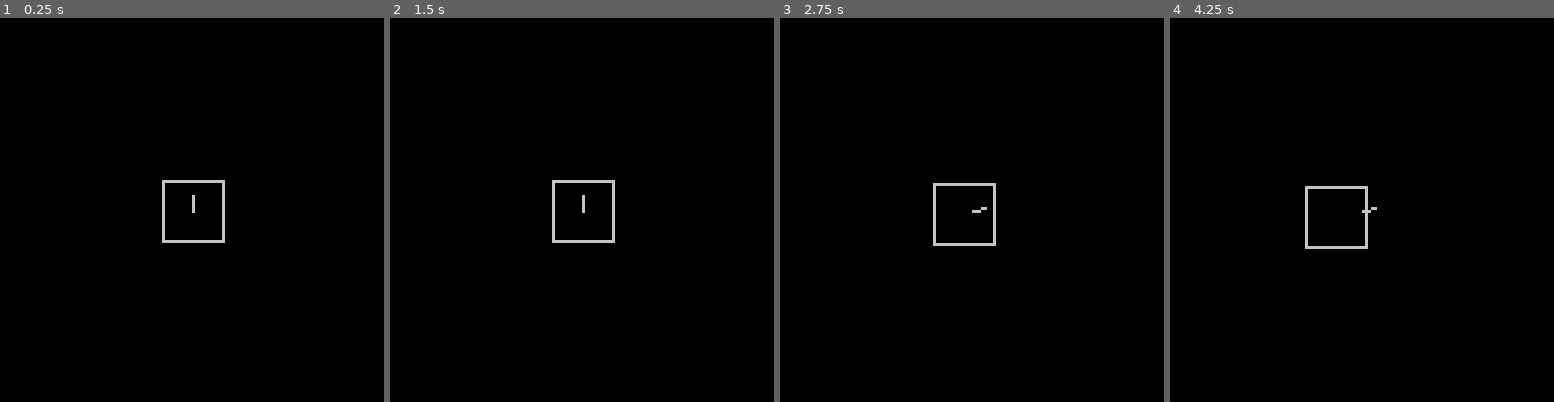
Above: before the commit, frames 1-4 (left to right).
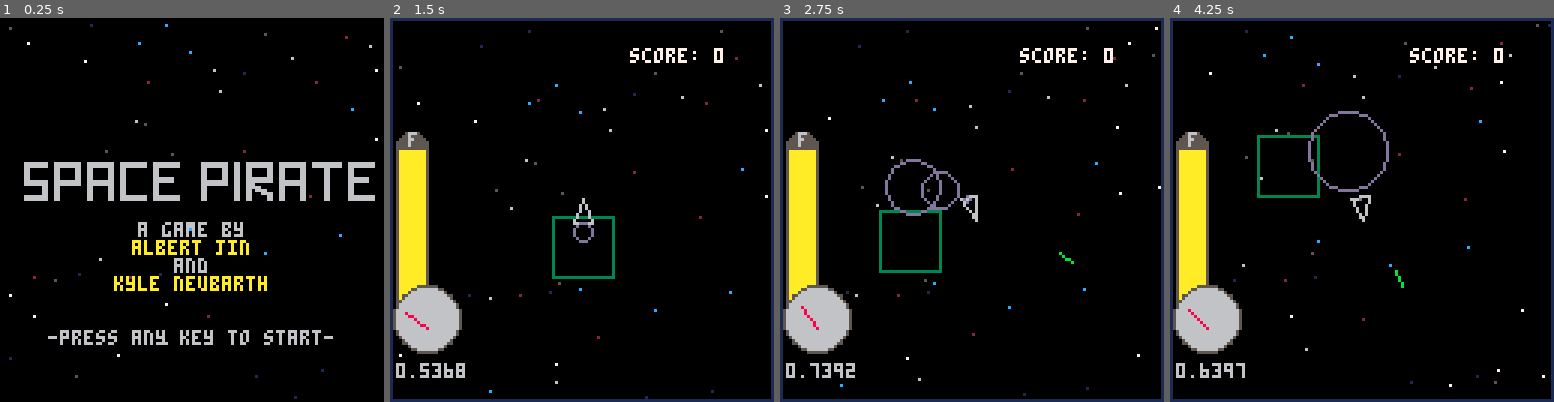
Above: after the commit, the same moments.

Repository: KyleNeubarth/GameStudio2019
Game: PICO-8 cartridge space_pirates.p8
Two runs of this game, one before a commit and one after it. Both use one fixed random seed, a clock stepped at 60 frames per second and the inputs below.
Inputs:
- Up to frame 1 (0.25 s): no input
- Up to frame 2 (1.5 s): tap X (X key) at 0.33, 1.07 s; tap O (Z key) at 0.7 s
- Up to frame 3 (2.75 s): hold Right 1.6-2.1 s; tap O (Z key) at 1.7, 2.1, 2.5 s; tap X (X key) at 1.85 s; hold Up 2.15-2.42 s; hold Right from 2.47 s (still down)
- Up to frame 4 (4.25 s): tap O (Z key) every 0.4 s from 2.9 to 4.1 s; tap X (X key) at 2.97, 4.08 s; release Right at 3.03 s; hold Left 3.08-3.58 s; hold Down 3.63-3.97 s; hold Right from 4.02 s (still down)

The runs differ from the first frame. In frame 1, 7.5% of the frame differs, in the area x 2-99%, y 1-100%; in frame 2, 11%; in frame 3, 12%, in the area x 0-100%, y 0-100%; in frame 4, 12%.

Commit message:
updated space_pirate
yea

Diff:
--- a/space_pirates.p8
+++ b/space_pirates.p8
@@ -1,35 +1,804 @@
 pico-8 cartridge // http://www.pico-8.com
 version 18
 __lua__
-x = 0 y = 0
-rot = 0.25
+--space_pirate
+--by kyle and albert
+
+x = 0 y = 0 rot = 0.25
 vel = 0
-thrust = 1.05
-friction = .98
-
+friction = .98 dead = true start = true
+fuel = 50
+
+--bullet structure: x,y,rot,age
+numbullets = 0
+bullets = {}
+bulletvel = 4
+bulletmaxage = 50
+cooldown = 3
+cooldowncurr = 0
+wavecooldown = 0
+score = 0
+
+--ship size
+l = 4
+l2 = 3
+
+--zone stuff
+zx = 0
+zy = 0
+complete = true
+numasteroids = 0
+asteroids = {}
+
+--sound waves
+numwaves = 0    waves = {}
+numenemies = 0  enemies = {}
+numnodes = 0    nodes = {}
+
+newfueltimer = 0
+newfuely = 0
+newfuelh = 0
+
+--[[
 function _update()
-	if (btn(0)) then rot += 0.01 end
-	if (btn(1)) then rot -= 0.01 end
+   for i=0,5,1 do
+     if btnp(i) then new_game() end
+   end
+end
+]]--
+-- try to have a start of the game
+
+function _update()
+	if dead then
+		return
+	end
+	if (btn(0)) then rot += 0.02 end
+	if (btn(1)) then rot -= 0.02 end
 	if (rot > 1) then rot -= 1 end
 	if (rot < 0) then rot += 1 end
-
-	if (btn(2)) then vel = max(vel,.1) * thrust end
-	if (vel > 2) then vel = 1 end
-
-	x -= cos(rot)*vel
-	y -= sin(rot)*vel
-
+	if (btn(3)) then vel *= .9 end
+
+	--collision
+	for i=1,numasteroids do
+		dist = pyth(x-asteroids[i].x,y-asteroids[i].y)
+		if dist > 0 and dist < 3 + asteroids[i].size then
+			dead = true
+			endtime = time()
+			sfx(2)
+			--print(pyth(x-asteroids[i].x,y-asteroids[i].y),0,50)
+		end
+		for j=1,numbullets do
+			bulletdist = pyth(bullets[j][1]-asteroids[i].x,bullets[j][2]-asteroids[i].y)
+			if bulletdist > 0 and bulletdist <= asteroids[i].size then
+				--add wave from bullet
+				if bullets[j][6] == true then
+					addwave(1,bullets[j][1],bullets[j][2],true)
+				else
+					addwave(1,bullets[j][1],bullets[j][2])
+				end
+				if asteroids[i].size > 3 then
+					asteroids[i].size -= 1
+				else
+					if numasteroids != 1 then
+						asteroids[i] = asteroids[numasteroids]
+					end
+					numasteroids -= 1
+				end
+				killbullet(j)
+			end
+		end
+	end
+	for i=1,numenemies do
+		for j=1,numwaves do
+			dist = pyth(enemies[i].x-waves[j].x,enemies[i].y-waves[j].y)
+			if dist > 0 and dist < 2+waves[j].size then
+				if enemies[i].alert == false then
+					addwave(3,enemies[i].x,enemies[i].y,true)
+				end
+				if enemies[i].alert == false then
+					sfx(9)
+					enemies[i].alert = true
+				end
+			end
+		end
+		for j=1,numbullets do
+
+		end
+	end
+
+	if (btn(4)) then
+		if (cooldowncurr == 0) then
+			numbullets += 1
+			bullets[numbullets] = {x+cos(rot)*l,y+sin(rot)*l,rot+rnd(.02)-.01,0,bulletvel+vel,0}
+			cooldowncurr = cooldown
+		end
+		sfx(0)
+	end
+	if cooldowncurr > 0 then
+		cooldowncurr -= 1
+	end
+	if (btn(5)) then
+		vel += (3.5-vel)*(1/2.5)*.2
+		fuel -= .01
+		sfx(3)
+	end
+
+
+	for i=1,numbullets do
+		if bullets[i][4] > bulletmaxage then
+			bullets[i][4] = 0
+			killbullet(i)
+		end
+		bullets[i][1] += bullets[i][5]*cos(bullets[i][3])
+		bullets[i][2] += bullets[i][5]*sin(bullets[i][3])
+		bullets[i][4] += 1
+
+		dist = pyth(x-bullets[i][1],y-bullets[i][2])
+		if dist > 0 and dist < 3 then
+			dead = true
+			endtime = time()
+			sfx(2)
+		end
+	end
+
+	if (btn(2)) then
+		if vel < 1.1 then
+			vel += (2-vel)* .03
+		else
+			vel += .04
+		end
+		sfx(4)
+	end
+	if (vel > 5) then vel = 5 end
+
+	x += cos(rot)*vel
+	y += sin(rot)*vel
+
+	if vel>.2 then
+		if wavecooldown == 10 then
+			addwave(vel*.75,x-cos(rot)*3,y-sin(rot)*3)
+			wavecooldown=0
+		else
+			wavecooldown += 1
+		end
+	end
+
+	fuel -= .01*vel
+
+	vel *= friction
+
+	updatestars()
+	dist = pyth(x-zx,y-zy)
+	if dist > 300 and complete == true then
+		makezone()
+	elseif dist < 10 and dist > 0 and complete == false then
+		complete = true
+		newfueltimer = 50
+			newfuely = 94-fuel
+			fuel+=5
+			fuelcollected += 5
+			newfuelh = 5
+			sfx(7)
+			score += 20
+	end
+	--soundwave
+	for i=1,numwaves do
+		waves[i].size = waves[i].size+waves[i].mag
+		waves[i].mag *= .95
+		if waves[i].mag < .2 then
+			waves[i].blink = not waves[i].blink
+		end
+	end
+	for i=1,numwaves do
+		if waves[i].mag < .1 then
+			killwave(i)
+		end
+	end
+
+	for i=1,numenemies do
+		if enemies[i].alert then
+			erot = enemies[i].rot
+			dest = atan2(x-enemies[i].x,y-enemies[i].y)
+			wrap = abs(dest-erot) > .5
+			if dest > erot then
+				if wrap then
+					enemies[i].rot -= .01
+				else
+					enemies[i].rot += .01
+				end
+			else
+				if wrap then
+					enemies[i].rot += .01
+				else
+					enemies[i].rot -= .01
+				end
+			end
+			enemies[i].rot %= 1
+
+			if enemies[i].blink == 0 then
+				numbullets += 1
+				bullets[numbullets] = {enemies[i].x+cos(enemies[i].rot)*5,enemies[i].y+sin(enemies[i].rot)*5,enemies[i].rot+rnd(.01)-.005,0,bulletvel,1}
+				sfx(1)
+			end
+		end
+		for j=1,numbullets do
+			dist = pyth(bullets[j][1]-enemies[i].x,bullets[j][2]-enemies[i].y)
+			if dist > 0 and dist < 3 then
+				addwave(1.5,enemies[i].x,enemies[i].y,true)
+				kills += 1
+				killenemy(i)
+				sfx(5)
+				score += 5
+			end
+		end
+		dist = pyth(x-enemies[i].x,y-enemies[i].y)
+		if dist > 0 and dist < 5 then
+			dead = true
+			endtime = time()
+			sfx(2)
+		end
+	end
+	for i=1,numnodes do
+		dist = pyth(x-nodes[i].x,y-nodes[i].y)
+		if dist > 0 and dist < 2 then
+			killnode(i)
+			newfueltimer = 50
+			newfuely = 94-fuel
+			fuel+=3
+			fuelcollected += 3
+			newfuelh = 3
+			sfx(7)
+			score += 10
+		end
+	end
 end
 
 function _draw()
+	--map(0,0,0,0,16,16)
+	-- if start then centerprint('press any button to start',100,94) end
+	-- try the begin print of the game
+
+	if dead then
+		--print("you dead",hcenter("you dead"),64)
+		ui()
+		return
+	end
 	cls()
-	rect(x+54,y+54,x+74,y+74)
-	line(64,64,64+cos(rot)*5,64+sin(rot)*5)
+	drawstars()
+	if complete then
+		color(3)
+	else
+		color(5)
+	end
+	rect(-x+54+zx,-y+54+zy,-x+74+zx,-y+74+zy)
+	color(6)
+	--line(64+cos(rot)*l,64+sin(rot)*l,64-l*cos(rot)-l2*sin(rot),64-l*sin(rot)+l2*cos(rot))
+	--line(64+cos(rot)*l,64+sin(rot)*l,64-l*cos(rot)+l2*sin(rot),64-l*sin(rot)-l2*cos(rot))
+	--line(64-l*cos(rot)+l2*sin(rot),64-l*sin(rot)-l2*cos(rot),64-l*cos(rot)-l2*sin(rot),64-l*sin(rot)+l2*cos(rot))
+	drawship(l,l2,64,64,rot)
+	--drawenemy(64,64,rot)
+	--bullets
+	for i=1,numbullets do
+		if bullets[i][6] == 1 then
+			color(8)
+		else
+			color(11)
+		end
+		--print(bullets[i][1],0,(i-1)*10)
+		line(bullets[i][1]+64-x,bullets[i][2]+64-y,bullets[i][1]+64-x+cos(bullets[i][3])*5,bullets[i][2]+64-y+sin(bullets[i][3])*5)
+		--circ(bullets[i][1]+64-x,bullets[i][2]+64-y,bullets[i][4])
+	end
+	for i=1,numwaves do
+		if not waves[i].blink then
+			if waves[i].enemy then
+				color(2)
+			else
+				color(13)
+			end
+			circ(waves[i].x+64-x,waves[i].y+64-y,waves[i].size)
+		end
+	end
+	drawasteroids()
+	for i=1,numenemies do
+		color(6)
+		if enemies[i].alert then
+			if enemies[i].blink > 10 then
+				color(8)
+			end
+			enemies[i].blink -= 1
+			if enemies[i].blink < 0 then
+				enemies[i].blink += 20
+			end
+		end
+		drawenemy(enemies[i].x+64-x,enemies[i].y+64-y,enemies[i].rot)
+	end
+	for i=1,numnodes do
+		color(7)
+		circ(nodes[i].x+64-x,nodes[i].y+64-y,2)
+		color(10)
+		circfill(nodes[i].x+64-x,nodes[i].y+64-y,1)
+	end
+	arrow()
+	--print(numenemies,0,0)
+	color(5)
+	circfill(7,43,5)
+	print("f",6,38,6)
+	color(5)
+	rectfill(2,95,12,43)
+	color(15)
+	rectfill(3,94,11,44)
+	color(10)
+	rectfill(3,94,11,94-fuel)
+	color(5)
+	circfill(12,100,11)
+	color(6)
+	print(vel,2,115)
+	circfill(12,100,10)
+	color(8)
+	line(12,103,12+8*cos(.5-vel*1/5),103+8*sin(.5-vel*1/5));
+	rect(0,0,127,127,1)
+
+	print('score: '..score,80,10,7) -- try to print score
+
+	if newfueltimer > 0 then
+		newfueltimer -= 1
+		color(9)
+		rectfill(3,newfuely,11,newfuely-newfuelh)
+	end
+end
+-->8
+--functions
+function drawship(l1,l2,x,y,rot)
+	--line(64, 64, 64+cos(rot)*l, 64+sin(rot)*l)
+	--line(64, 64, 64-sin(rot)*2*l2, 64+cos(rot)*2*l2)
+	--line(64, 64, 64+sin(rot)*2*l2, 64-cos(rot)*2*l2)
+
+	line(x+cos(rot)*l,y+sin(rot)*l,x-l*cos(rot)-l2*sin(rot),y-l*sin(rot)+l2*cos(rot))
+	line(x+cos(rot)*l,y+sin(rot)*l,x-l*cos(rot)+l2*sin(rot),y-l*sin(rot)-l2*cos(rot))
+	line(x-l*cos(rot)+l2*sin(rot),y-l*sin(rot)-l2*cos(rot),x-l*cos(rot)-l2*sin(rot),y-l*sin(rot)+l2*cos(rot))
+
+
+	--line(64+sin(rot)*2*l2, 64-cos(rot)*2*l2, 64+sin(rot)*2*l2-cos(rot)*2*l, 64-cos(rot)*l2-sin(rot)*2*l)
+	--line(64-sin(rot)*2*l2, 64+cos(rot)*2*l2, 64-sin(rot)*2*l2-cos(rot)*2*l, 64+cos(rot)*l2-sin(rot)*2*l)
+	--line(64+sin(rot)*2*l2-cos(rot)*2*l, 64-cos(rot)*l2-sin(rot)*2*l, 64-sin(rot)*l2-cos(rot)*2*l, 64+cos(rot)*l2-sin(rot)*2*l)
+end
+function drawenemy(x,y,rot)
+
+	circ(x,y,2)
+	line(x,y,x+5*cos(rot),y+5*sin(rot))
+end
+
+function killbullet(i)
+	if numbullets != 1 then
+		bullets[i] = bullets[numbullets]
+	end
+	numbullets -= 1
+end
+function killwave(i)
+	if numwaves != 1 then
+		waves[i] = waves[numwaves]
+	end
+	numwaves -= 1
+end
+function killenemy(i)
+	if numenemies != 1 then
+		enemies[i] = enemies[numenemies]
+	end
+	numenemies -= 1
+end
+function killnode(i)
+	if numnodes != 1 then
+		nodes[i] = nodes[numnodes]
+	end
+	numnodes -= 1
+end
+function node()
+	local self = {}
+	angle = rnd(1)
+	dist = rnd(30)+30
+	self.x = zx + cos(angle)*dist
+	self.y = zy + sin(angle)*dist
+	return self
+end
+function enemy()
+	local self = {}
+	angle = rnd(1)
+	dist = rnd(80)+30
+	self.rot = rnd(1)
+	self.x = zx + cos(angle)*dist
+	self.y = zy + sin(angle)*dist
+	self.alert = false
+	self.blink = 20
+	return self
+end
+function asteroid()
+	local self = {}
+	self.size = rnd(5)+5
+	angle = rnd(1)
+	dist = rnd(120)+20
+	self.x = zx + cos(angle)*dist
+	self.y = zy + sin(angle)*dist
+	return self
+end
+function soundwave(mag,mx,my,enemy)
+	local self = {}
+	self.x = mx+0
+	self.y = my+0
+	self.mag = mag+0
+	--self.mag = mag
+	self.size = 0
+	self.blink = false
+	self.enemy = enemy
+	return self
+end
+function addwave(mag,mx,my)
+	numwaves+=1
+	waves[numwaves] = soundwave(mag,mx,my,false)
+end
+function addwave(mag,mx,my,enemy)
+	numwaves+=1
+	waves[numwaves] = soundwave(mag,mx,my,enemy)
+end
+
+function drawasteroids()
+	for i=1,numasteroids do
+		circfill(asteroids[i].x+64-x,asteroids[i].y+64-y,asteroids[i].size,5)
+	end
+end
+
+function hcenter(s)
+  return 64-#s*2
+end
+
+function pyth(ax,ay)
+	ax = flr(ax)
+	ay = flr(ay)
+	if ax>ay then
+		nx = ax/ay
+		ny = 1
+		return sqrt((nx^2)+(ny^2))*abs(ay)
+	else
+	 ny = ay/ax
+	 nx =1
+	 return sqrt((nx^2)+(ny^2))*abs(ax)
+	end
+end
+
+function makezone()
+	numasteroids = 0
+	numnodes = 0
+	numenemies = 0
+
+	angle = .5 + zoneangle() + rnd(.5)-.25
+	dist = rnd(400)+400
+	zx = x+cos(angle)*dist
+	zy = y+sin(angle)*dist
+	complete = false
+	for i=1,flr(rnd(12)+6) do
+		numasteroids += 1
+		asteroids[numasteroids] = asteroid()
+	end
+	for i=1,flr(rnd(8)+3) do
+		numenemies += 1
+		enemies[numenemies] = enemy()
+	end
+	for i=1,flr(rnd(4)+2) do
+		numnodes += 1
+		nodes[numnodes] = node()
+	end
+end
+
+al = 8
+al2 = 5
+
+function arrow()
+	--print(zx,0,0)
+	--print(zy,0,6)
+	--print(pyth(x-zx,y-zy),0,0)
+	dist = pyth(x-zx,y-zy)
+	if dist > 150 and complete == false then
+		angle = zoneangle()
+		color(8)
+		circ(64+50*cos(angle),64+50*sin(angle),10*150/dist)
+
+	end
+end
+
+function zoneangle()
+	dx = x - zx
+	dy = y - zy
+	angle = .5 + atan2(dx,dy)
+	return angle
+	--circ(64+32*cos(angle),64+32*sin(angle),10)
+end
+-->8
+--star back grounds
+
+savel = .2
+sbvel = .4
+scvel = .6
+
+function _init()
+ -- init variables
+ stars={}
+ star_cols={1,2}
+ starsb={}
+ star_colsb={5,6}
+ starsc={}
+ star_colsc={7,12}
+
+ -- create starfield
+ for i=1,#star_cols do
+  for j=1,8 do -- the density of the stars
+   local s={
+    x=rnd(128),
+    y=rnd(128),
+    z=i,
+    c=star_cols[i]
+   }
+   add(stars,s)
+    local sb={
+    x=rnd(128),
+    y=rnd(128),
+    z=i,
+    c=star_colsb[i]
+   }
+   add(starsb,sb)
+    local sc={
+    x=rnd(128),
+    y=rnd(128),
+    z=i,
+    c=star_colsc[i]
+   }
+   add(starsc,sc)
+  end
+ end
+end
+
+function updatestars()
+ -- move stars
+ for s in all(stars) do
+	 --if btn(0) then s.x += 1 end -- create the response of the background
+  --if btn(1) then s.x -= 1 end
+  --if btn(2) then s.y += 1 end
+  --if btn(3) then s.y -= 1 end
+  s.x -= cos(rot)*vel*savel
+  s.y -= sin(rot)*vel*savel
+  -- wrap star around the screen
+  if s.y>128 then
+   s.y=0
+   s.x=rnd(128)
+  end
+  if s.x>128 then
+   s.x=0
+   s.y=rnd(128)
+  end
+  if s.y<0 then
+   s.y=128
+   s.x=rnd(128)
+  end
+  if s.x<0 then
+   s.x=128
+   s.y=rnd(128)
+  end
+ end
+  -- move stars
+ for sb in all(starsb) do
+   --if btn(0) then sb.x += 2 end -- create the response of the background layer b
+   --if btn(1) then sb.x -= 2 end
+   --if btn(2) then sb.y += 2 end
+   --if btn(3) then sb.y -= 2 end
+  	sb.x -= cos(rot)*vel*sbvel
+  	sb.y -= sin(rot)*vel*sbvel
+  -- wrap star around the screen
+  if sb.y>128 then
+   sb.y=0
+   sb.x=rnd(128)
+  end
+  if sb.x>128 then
+   sb.x=0
+   sb.y=rnd(128)
+  end
+  if sb.y<0 then
+   sb.y=128
+   sb.x=rnd(128)
+  end
+  if sb.x<0 then
+   sb.x=128
+   sb.y=rnd(128)
+  end
+ end
+  -- move stars
+ for sc in all(starsc) do
+   --if btn(0) then sc.x += 3 end -- create the response of the background for layer c
+   --if btn(1) then sc.x -= 3 end
+   --if btn(2) then sc.y += 3 end
+   --if btn(3) then sc.y -= 3 end
+  	sc.x -= cos(rot)*vel*scvel
+  	sc.y -= sin(rot)*vel*scvel
+  -- wrap star around the screen
+  if sc.y>128 then
+   sc.y=0
+   sc.x=rnd(128)
+  end
+  if sc.x>128 then
+   sc.x=0
+   sc.y=rnd(128)
+  end
+  if sc.y<0 then
+   sc.y=128
+   sc.x=rnd(128)
+  end
+  if sc.x<0 then
+   sc.x=128
+   sc.y=rnd(128)
+  end
+ end
+end
+
+function drawstars()
+ cls()
+ -- draw stars
+ for s in all(stars) do
+  pset(s.x,s.y,s.c)
+ end
+ for sb in all(starsb) do
+  pset(sb.x,sb.y,sb.c)
+ end
+ for sc in all(starsc) do
+  pset(sc.x,sc.y,sc.c)
+ end
+end
+-->8
+--ui
+uistate = ""
+dwavesize = 0
+
+--score vars
+fuelcollected = 0
+kills = 0
+starttime = 0
+endtime = 0
+
+keyblink = 0
+
+function newgame()
+	sfx(8)
+	start = false
+
+	dwavesize = 0
+	fuelcollected = 0
+	kills = 0
+	starttime = 0
+	endtime = 0
+
+	x = 0 y = 0 rot = 0.25
+	vel = 0
+	friction = .98 dead = false
+	fuel = 50
+
+	numbullets = 0
+	bullets = {}
+	bulletvel = 4
+	bulletmaxage = 50
+	cooldown = 3
+	cooldowncurr = 0
+	wavecooldown = 0
+	score = 0
+
+	--zone stuff
+zx = 0
+zy = 0
+complete = true
+numasteroids = 0
+asteroids = {}
+
+--sound waves
+numwaves = 0    waves = {}
+numenemies = 0  enemies = {}
+numnodes = 0    nodes = {}
+
+newfueltimer = 0
+newfuely = 0
+newfuelh = 0
+end
+
+function anykey()
+	if keyblink > 15 then
+		color(6)
+		print("-press any key to start-",hcenter("-press any key to start-"),104)
+	end
+	if keyblink < 1 then
+		keyblink += 30
+	end
+	keyblink-= 1
+	for i=1,5 do
+		if btnp(i) then newgame() end
+	end
+end
+
+function ui()
+	if start == true then
+		cls()
+		vel = 5
+		updatestars()
+		drawstars()
+		map(0,0,0,0,16,16)
+		color(6)
+	print("a game by",hcenter("a game by"),68)
+	color(10)
+	print("albert jin",hcenter("albert jin"),74)
+	color(6)
+	print("and",hcenter("and"),80)
+	color(10)
+	print("kyle neubarth",hcenter("kyle neubarth"),86)
+
+		anykey()
+	elseif dead == true then
+		dwavesize+=1
+		color(13)
+		circ(64,64,dwavesize+1)
+		color(0)
+		circfill(64,64,dwavesize)
+		if (dwavesize >= 30) then
+			color(8)
+			print("wasted",hcenter("wasted"),54)
+		end
+		color(6)
+		if dwavesize >= 50 then
+			print('picked up '.. fuelcollected .. ' units of fuel',hcenter('picked up '.. fuelcollected .. ' units of fuel'),64)
+		end
+		if dwavesize >= 60 then
+			print('blasted ' .. kills .. ' sentries',hcenter('blasted ' .. kills .. ' sentries'),74)
+		end
+		if dwavesize >= 70 then
+			print('survived '..flr(endtime-starttime)..' seconds',hcenter('survived '..flr(endtime-starttime)..' seconds'),84)
+		end
+		if dwavesize > 80 then
+			color(10)
+			print('your score is '..score..'!',hcenter('your score is '..score..'!'),94)
+			anykey()
+		end
+	end
 end
 __gfx__
-00000000000000000000000000000000000000000000000000000000000000000000000000000000000000000000000000000000000000000000000000000000
-00000000000000000000000000000000000000000000000000000000000000000000000000000000000000000000000000000000000000000000000000000000
-00700700000000000000000000000000000000000000000000000000000000000000000000000000000000000000000000000000000000000000000000000000
-00077000000000000000000000000000000000000000000000000000000000000000000000000000000000000000000000000000000000000000000000000000
-00077000000000000000000000000000000000000000000000000000000000000000000000000000000000000000000000000000000000000000000000000000
-00700700000000000000000000000000000000000000000000000000000000000000000000000000000000000000000000000000000000000000000000000000
+00000000666666660066666666600666666666006666666660066666666600000006666666660066006666666660066666666600666666666600666666666000
+00000000666666660066666666600666666666006666666660066666666600000006666666660066006666666660066666666600666666666600666666666000
+00700700660000000066000006600660000066006600000000066000000000000006600000660066006600000660066000006600000066000000660000000000
+00077000660000000066000006600660000066006600000000066000000000000006600000660066006600000660066000006600000066000000660000000000
+00077000660000000066000006600660000066006600000000066000000000000006600000660066006600000660066000006600000066000000660000000000
+00700700660000000066000006600660000066006600000000066666660000000006600000660066006666666660066000006600000066000000666666600000
+00000000666666660066666666600666666666006600000000066666660000000006666666660066006666666660066666666600000066000000666666600000
+00000000666666660066666666600666666666006600000000066000000000000006666666660066006660000000066666666600000066000000660000000000
+00000000000000660066000000000660000066006600000000066000000000000006600000000066006666600000066000006600000066000000660000000000
+00000000000000660066000000000660000066006600000000066000000000000006600000000066006606666000066000006600000066000000660000000000
+00000000000000660066000000000660000066006600000000066000000000000006600000000066006600066660066000006600000066000000660000000000
+00000000666666660066000000000660000066006666666660066666666600000006600000000066006600000660066000006600000066000000666666666000
+00000000666666660066000000000660000066006666666660066666666600000006600000000066006600000660066000006600000066000000666666666000
+__map__
+2122232421222324212223242122232400000000000000000000000000000000000000000000000000000000000000000000000000000000000000000000000000000000000000000000000000000000000000000000000000000000000000000000000000000000000000000000000000000000000000000000000000000000
+3132333431323334313233343132333400000000000000000000000000000000000000000000000000000000000000000000000000000000000000000000000000000000000000000000000000000000000000000000000000000000000000000000000000000000000000000000000000000000000000000000000000000000
+2122232122232424212223242122232400000000000000000000000000000000000000000000000000000000000000000000000000000000000000000000000000000000000000000000000000000000000000000000000000000000000000000000000000000000000000000000000000000000000000000000000000000000
+3132333132333434313233343132333410000000000000000000000000000000000000000000000000000000000000000000000000000000000000000000000000000000000000000000000000000000000000000000000000000000000000000000000000000000000000000000000000000000000000000000000000000000
+4142434142434444414243444142434420000000000000000000000000000000000000000000000000000000000000000000000000000000000000000000000000000000000000000000000000000000000000000000000000000000000000000000000000000000000000000000000000000000000000000000000000000000
+5152535451525354515253545152535430000000000000000000000000000000000000000000000000000000000000000000000000000000000000000000000000000000000000000000000000000000000000000000000000000000000000000000000000000000000000000000000000000000000000000000000000000000
+000102030405060708090a0b0c0d0e0f40000000000000000000000000000000000000000000000000000000000000000000000000000000000000000000000000000000000000000000000000000000000000000000000000000000000000000000000000000000000000000000000000000000000000000000000000000000
+001112131415161718191a1b1c1d1e1f50000000000000000000000000000000000000000000000000000000000000000000000000000000000000000000000000000000000000000000000000000000000000000000000000000000000000000000000000000000000000000000000000000000000000000000000000000000
+0000000000000000000000000000000060000000000000000000000000000000000000000000000000000000000000000000000000000000000000000000000000000000000000000000000000000000000000000000000000000000000000000000000000000000000000000000000000000000000000000000000000000000
+6162636465666768414243444142434470000000000000000000000000000000000000000000000000000000000000000000000000000000000000000000000000000000000000000000000000000000000000000000000000000000000000000000000000000000000000000000000000000000000000000000000000000000
+7172737475767778515253545152535480000000000000000000000000000000000000000000000000000000000000000000000000000000000000000000000000000000000000000000000000000000000000000000000000000000000000000000000000000000000000000000000000000000000000000000000000000000
+2122232423242324212122232423242223240000000000000000000000000000000000000000000000000000000000000000000000000000000000000000000000000000000000000000000000000000000000000000000000000000000000000000000000000000000000000000000000000000000000000000000000000000
+3132333433343334313132333433343233340000000000000000000000000000000000000000000000000000000000000000000000000000000000000000000000000000000000000000000000000000000000000000000000000000000000000000000000000000000000000000000000000000000000000000000000000000
+4142434443444344414142434443444243440000000000000000000000000000000000000000000000000000000000000000000000000000000000000000000000000000000000000000000000000000000000000000000000000000000000000000000000000000000000000000000000000000000000000000000000000000
+5152535453545354515152535453545253540000000000000000000000000000000000000000000000000000000000000000000000000000000000000000000000000000000000000000000000000000000000000000000000000000000000000000000000000000000000000000000000000000000000000000000000000000
+…(11 lines of a section not shown)…
Not shown, changed: the sound effects (__sfx__) section of space_pirates.p8
